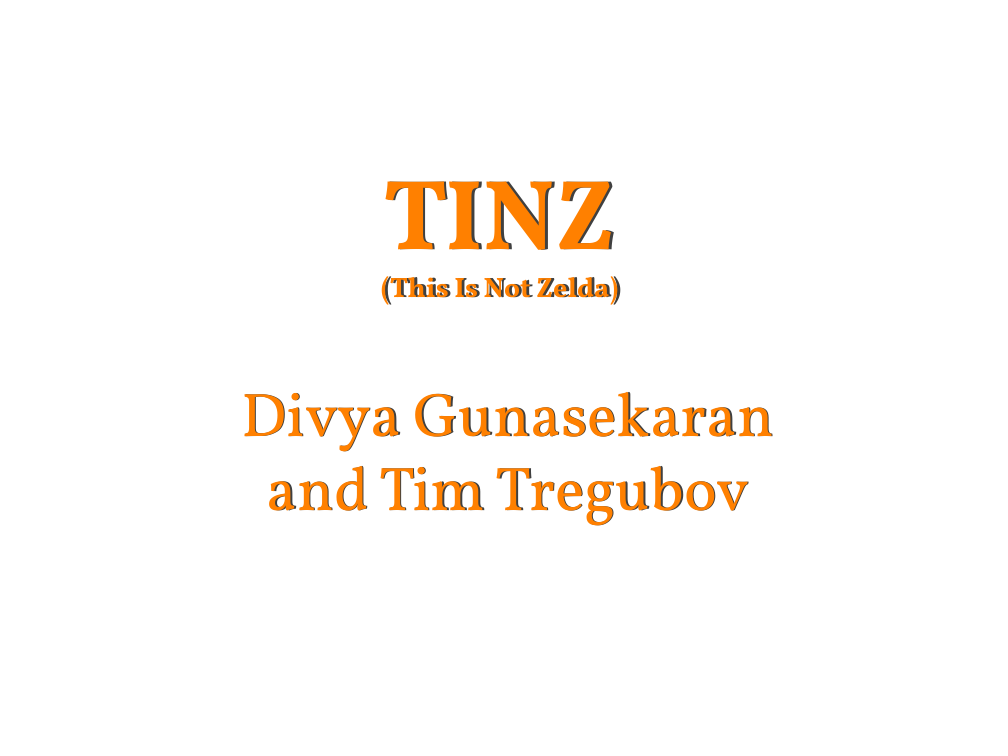
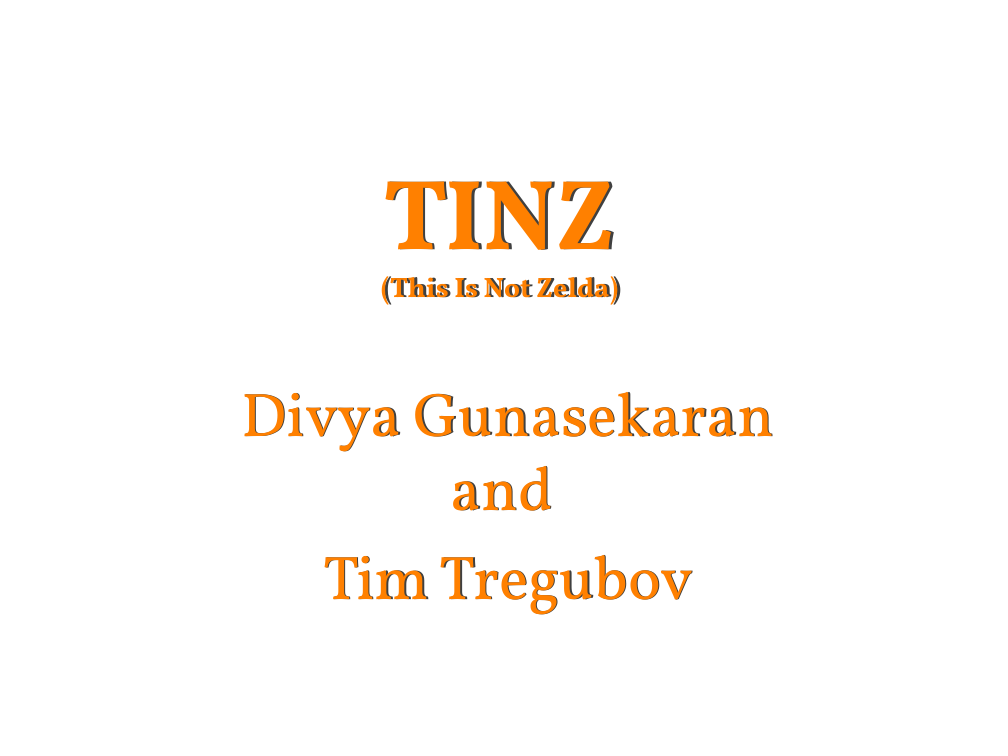
Before and after one commit to timofei7/TiNZv1, a slide deck: slide 1 of presentation.ppt. Drawn at 1008x756 pixels with LibreOffice and Linux fonts; fonts in the diff are those of the drawing; background and template pictures are left out. Boxes give left, top, right and bottom in pixels: in the first picture for what was removed or moved away, otherwise in the second. Text is boxed around its words. In the diff, an @@ line names an element or a change of style, - is before the commit and + after.

```diff
--- a/presentation.ppt
+++ b/presentation.ppt
@@ subtitle at (x1=242, y1=392, x2=774, y2=615): text changed @@
-Divya Gunasekaran and Tim Tregubov
+Divya Gunasekaran and
+Tim Tregubov
```
Also in this commit, not shown: 1 slide added, 7 other files.
